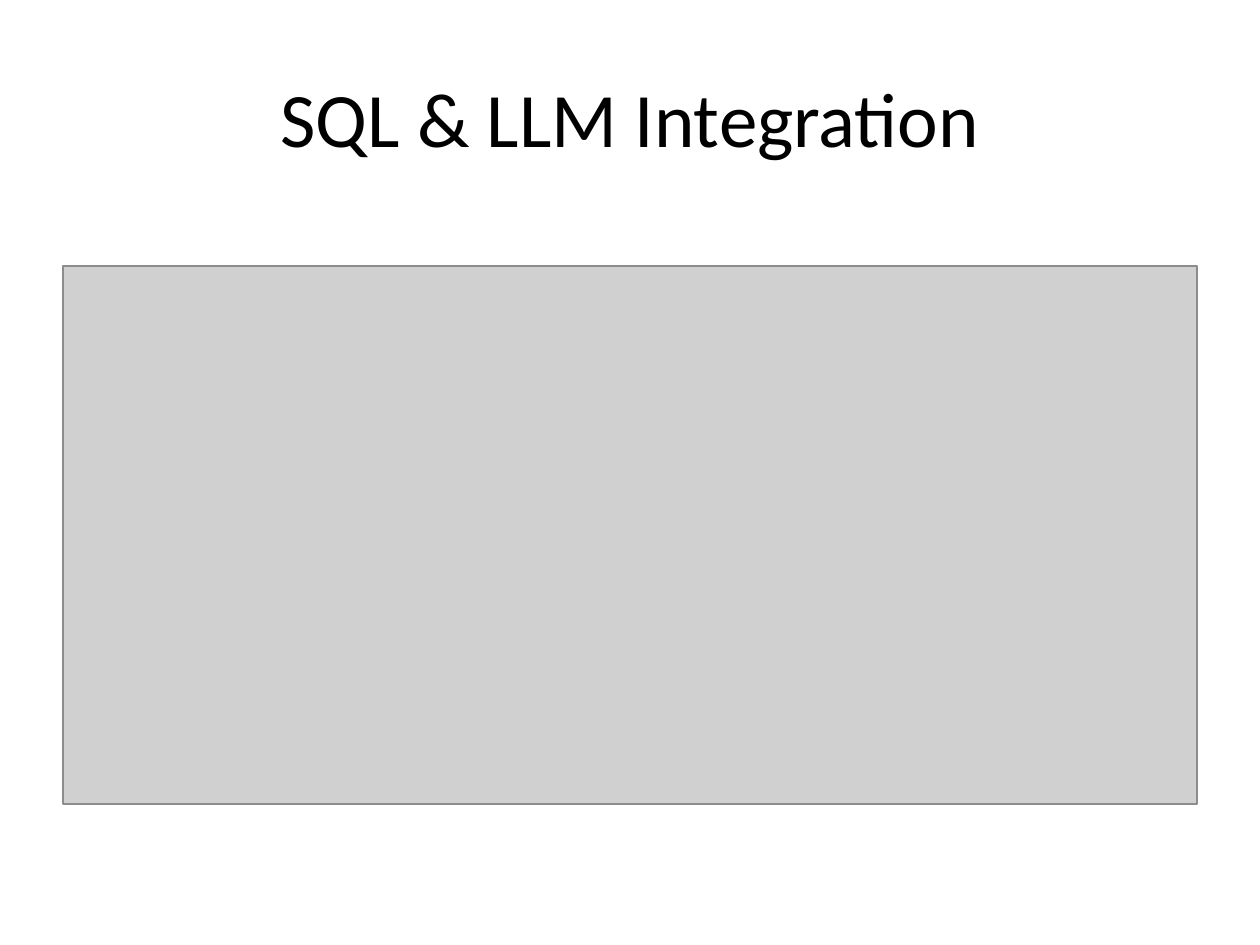
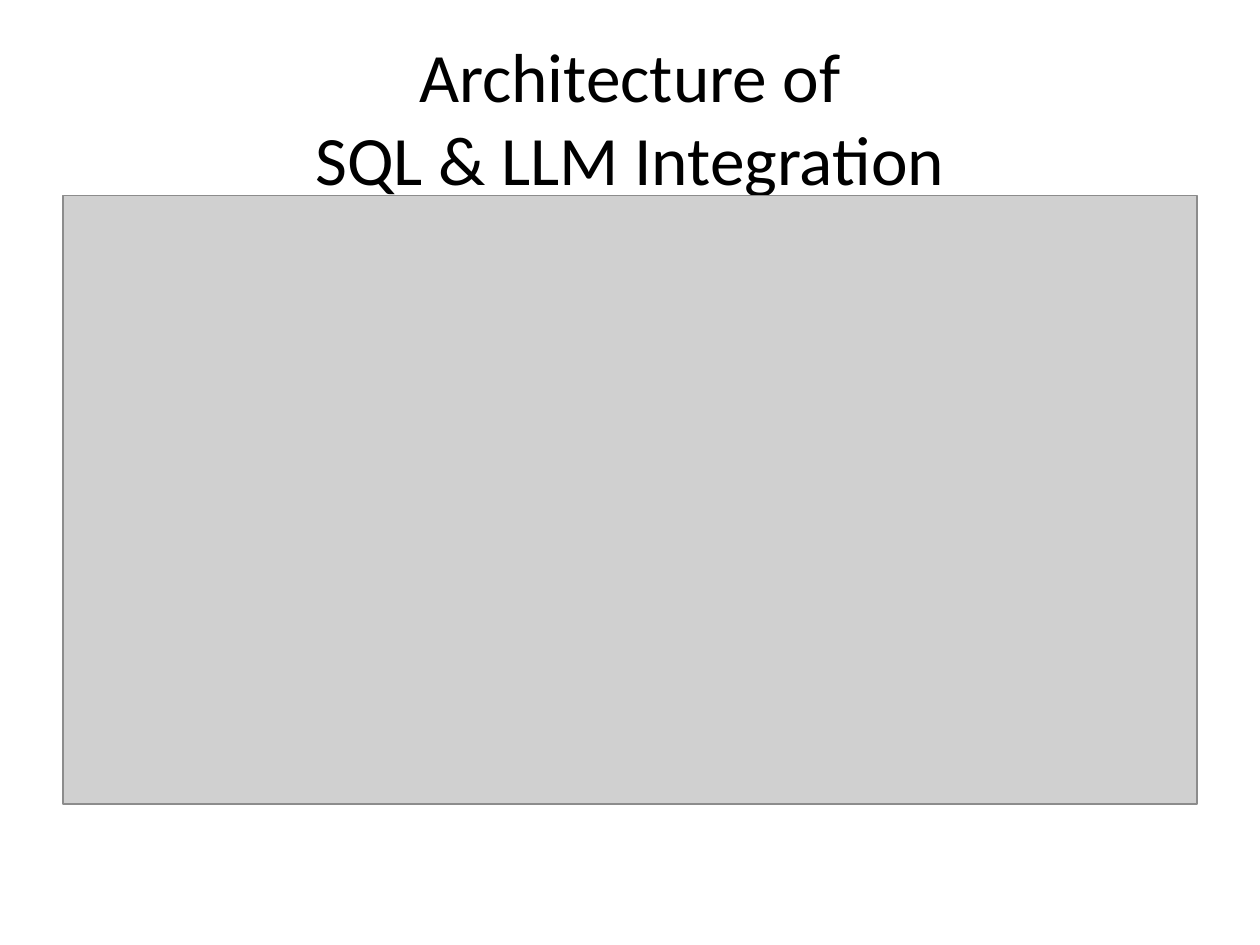
Before and after one commit to mahmoudparsian/data-warehousing, a slide deck: slide 8 of syllabus/week-11_LLM_SQL_integration/MySQL_LLM_Integration_Slides.pptx (slide 5 before the commit). Drawn at 1260x945 pixels with LibreOffice and Linux fonts; fonts in the diff are those of the drawing; grey boxes stand for pictures. Boxes give left, top, right and bottom in pixels: in the first picture for what was removed or moved away, otherwise in the second. Text is boxed around its words. In the diff, an @@ line names an element or a change of style, - is before the commit and + after.

```diff
--- a/syllabus/week-11_LLM_SQL_integration/MySQL_LLM_Integration_Slides.pptx
+++ b/syllabus/week-11_LLM_SQL_integration/MySQL_LLM_Integration_Slides.pptx
@@ title at [315, 54, 944, 203]: text changed; size 44 to 39.6 pt @@
-SQL & LLM Integration
+Architecture of
+SQL & LLM Integration
@@ picture: place and size @@
-picture at [63, 266, 1197, 804]
+picture at [63, 195, 1197, 804]
```
Also in this commit, not shown: 6 other slides changed, 4 slides added, 4 other files.
